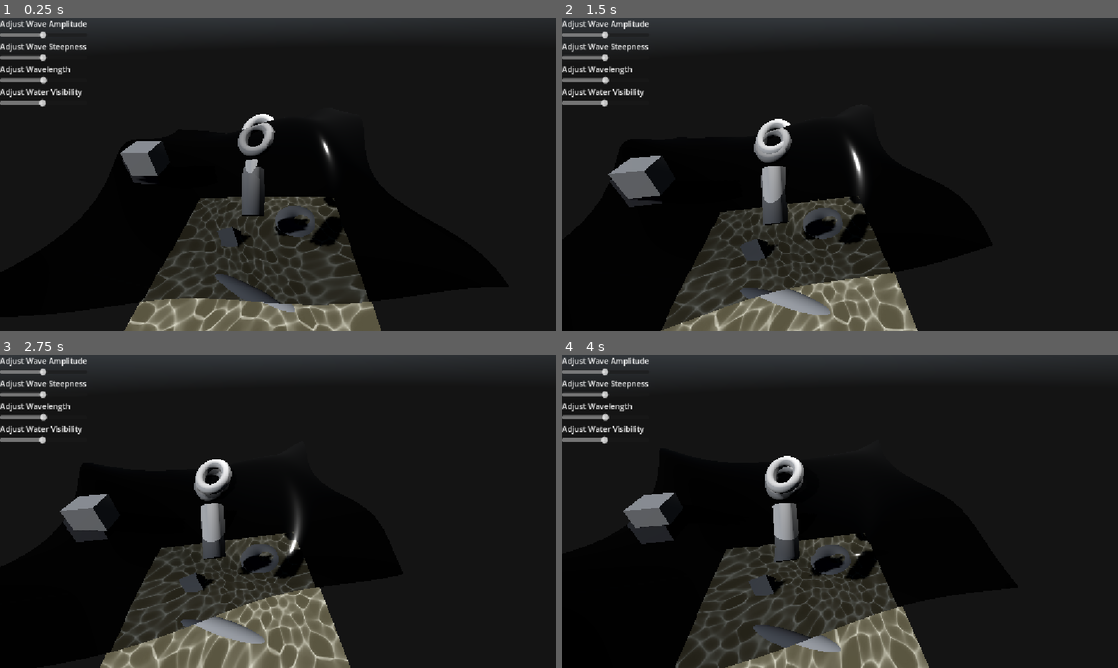
Above: before the commit, frames 1-4 (two rows, left to right).
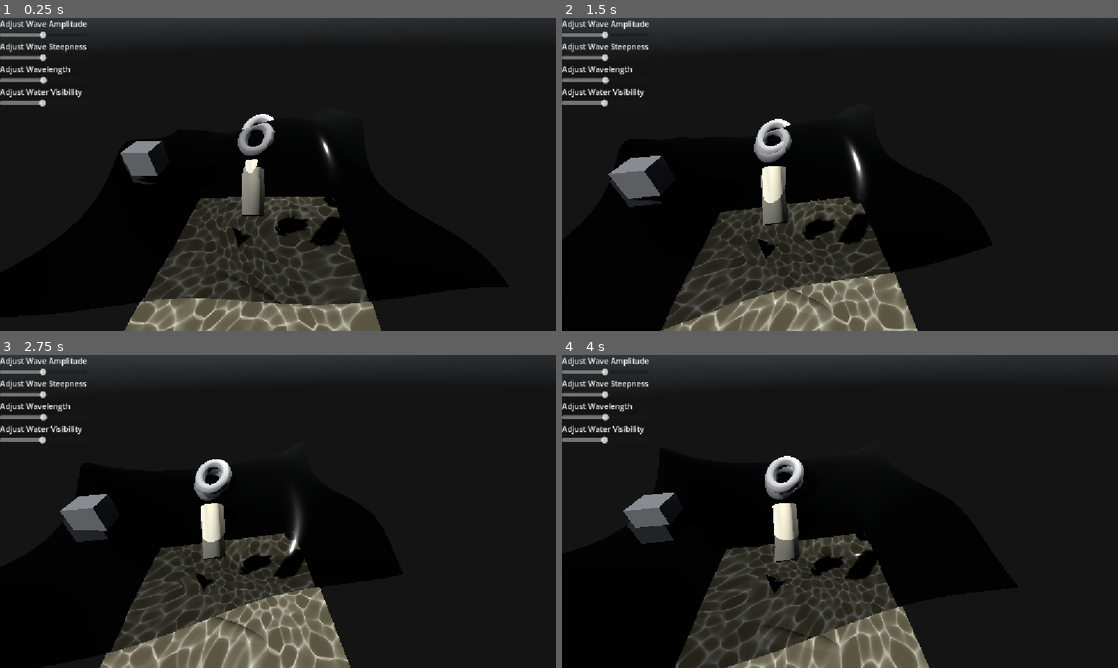
Above: after the commit, the same moments.

Repository: MagnusGrant06/fluid-simulation
Game: Godot game, scene res://Scenes/main.tscn
Same seed, same stepped clock (60 frames per second), same inputs: the game is played once before the commit and once after it. A sky picture missing from this copy of the repository is replaced by a grey-blue gradient.
Inputs (mouse positions are in pixels of both pictures, inside the frame that each line leads up to):
- Up to frame 1 (0.25 s): no input
- Up to frame 2 (1.5 s): move the mouse to (867, 174) at 0.52 s; tap A (a) at 0.6 s; click (867, 174) at 0.67 s; tap D (d) at 0.8, 1.35 s; move the mouse to (728, 190) at 1.27 s; click (728, 190) at 1.42 s
- Up to frame 3 (2.75 s): tap S (s) at 1.55, 2.1 s; move the mouse to (333, 442) at 2.02 s; click (333, 442) at 2.17 s; tap W (w) at 2.3 s
- Up to frame 4 (4 s): move the mouse to (812, 574) at 2.77 s; tap W (w) at 2.85 s; click (812, 574) at 2.92 s; tap A (a) at 3.05, 3.6 s; move the mouse to (1006, 558) at 3.52 s; click (1006, 558) at 3.67 s; tap D (d) at 3.8 s

The runs differ from the first frame. In frame 1, 1.3% of the frame differs, in the area x 38-57%, y 45-94%; in frame 2, 1.6%, in the area x 32-51%, y 47-95%; in frame 3, 1.5%; in frame 4, 1.6%.

Commit message:
Fixed underwater camera to now incorporate screen space texture and hacked objects having caustic underwater

Diff:
--- a/fluid-simulation/Code/Shaders/camera_filter.gdshader
+++ b/fluid-simulation/Code/Shaders/camera_filter.gdshader
@@ -2,6 +2,7 @@
 render_mode unshaded, depth_test_disabled;
 
 uniform sampler2D depth_texture : hint_depth_texture, filter_linear_mipmap;
+uniform sampler2D screen_texture : hint_screen_texture, filter_linear_mipmap;
 
 uniform float visibility = 0.05;
 //use depth buffer to calculate distance from canmera to objects to add light absorption
@@ -28,8 +29,11 @@
 	float depth = calculate_pixel_depth(SCREEN_UV, VERTEX, INV_PROJECTION_MATRIX);
 	float transmittance = exp(-depth * visibility);
 
-	ALBEDO = vec3(0.6, 0.85, 1.5) * clamp(1.0 - transmittance,0.0,1.0);
-	ALBEDO /= 2.0;
+	vec3 ocean_color = vec3(0.2588, 0.4537, 0.9608);
+	float depth_factor = clamp(1.0 - transmittance,0.0,1.0);
+	vec3 screen_color = texture(screen_texture, SCREEN_UV).rgb;
+
+	ALBEDO =  mix(screen_color, ocean_color, depth_factor);
 }
 
 //void light() {
--- a/fluid-simulation/Scenes/ground_manager.gd
+++ b/fluid-simulation/Scenes/ground_manager.gd
@@ -1,20 +1,42 @@
 extends MeshInstance3D
 
 @onready var caustic_light_source : DirectionalLight3D = $"../DirectionalLight3D"
+@onready var obj1 = $"GroundObj1"
+@onready var obj2 = $"GroundObj2"
+@onready var obj3= $"GroundObj3"
+var ground_material : ShaderMaterial
 
-var ground_material : ShaderMaterial
+var obj1_mat : ShaderMaterial
+var obj2_mat : ShaderMaterial
+var obj3_mat : ShaderMaterial
 var time : float
 
 func _ready() -> void:
 	ground_material = self.get_surface_override_material(0)
 
+	obj1_mat = obj1.get_surface_override_material(0)
+	obj2_mat = obj2.get_surface_override_material(0)
+	obj3_mat = obj3.get_surface_override_material(0)
+
 	var caustic_tex = load("res://caustic_texture.jpg")
 	ground_material.set_shader_parameter("caustic_texture", caustic_tex)
 	ground_material.set_shader_parameter("light_direction", -caustic_light_source.global_transform.basis.z.normalized())
 
+	obj1_mat.set_shader_parameter("caustic_texture", caustic_tex)
+	obj1_mat.set_shader_parameter("light_direction", -caustic_light_source.global_transform.basis.z.normalized())
+
+	obj2_mat.set_shader_parameter("caustic_texture", caustic_tex)
+	obj2_mat.set_shader_parameter("light_direction", -caustic_light_source.global_transform.basis.z.normalized())
+
+	obj3_mat.set_shader_parameter("caustic_texture", caustic_tex)
+	obj3_mat.set_shader_parameter("light_direction", -caustic_light_source.global_transform.basis.z.normalized())
+
 func _process(delta: float) -> void:
 	time += delta
 	ground_material.set_shader_parameter("time", time)
+	obj1_mat.set_shader_parameter("time", time)
+	obj2_mat.set_shader_parameter("time", time)
+	obj3_mat.set_shader_parameter("time", time)
 
 func _on_amplitude_changed(value : float):
 	ground_material.set_shader_parameter("wave_amplitude", value)
--- a/fluid-simulation/Scenes/main.tscn
+++ b/fluid-simulation/Scenes/main.tscn
@@ -39,6 +39,15 @@
 
 [sub_resource type="CylinderMesh" id="CylinderMesh_vfd82"]
 
+[sub_resource type="ShaderMaterial" id="ShaderMaterial_ynf5e"]
+render_priority = 0
+shader = ExtResource("7_6bp64")
+shader_parameter/wave_length = 7.5
+shader_parameter/wave_amplitude = 0.5
+shader_parameter/wave_steepness = 0.75
+shader_parameter/time = 0.0
+shader_parameter/light_direction = Vector3(0, 0, 0)
+
 [sub_resource type="QuadMesh" id="QuadMesh_k0t4d"]
 size = Vector2(10, 10)
 subdivide_width = 50
@@ -56,11 +65,38 @@
 [sub_resource type="SphereMesh" id="SphereMesh_vfd82"]
 height = 5.854
 
+[sub_resource type="ShaderMaterial" id="ShaderMaterial_hhhfx"]
+render_priority = 0
+shader = ExtResource("7_6bp64")
+shader_parameter/wave_length = 7.5
+shader_parameter/wave_amplitude = 0.5
+shader_parameter/wave_steepness = 0.75
+shader_parameter/time = 0.0
+shader_parameter/light_direction = Vector3(0, 0, 0)
+
 [sub_resource type="TorusMesh" id="TorusMesh_vfd82"]
 inner_radius = 0.087
 outer_radius = 1.71
 
+[sub_resource type="ShaderMaterial" id="ShaderMaterial_hptm8"]
+render_priority = 0
+shader = ExtResource("7_6bp64")
+shader_parameter/wave_length = 7.5
+shader_parameter/wave_amplitude = 0.5
+shader_parameter/wave_steepness = 0.75
+shader_parameter/time = 0.0
+shader_parameter/light_direction = Vector3(0, 0, 0)
+
 [sub_resource type="PrismMesh" id="PrismMesh_vfd82"]
+
+[sub_resource type="ShaderMaterial" id="ShaderMaterial_344ge"]
+render_priority = 0
+shader = ExtResource("7_6bp64")
+shader_parameter/wave_length = 7.5
+shader_parameter/wave_amplitude = 0.5
+shader_parameter/wave_steepness = 0.75
+shader_parameter/time = 0.0
+shader_parameter/light_direction = Vector3(0, 0, 0)
 
 [node name="Main" type="Node3D" unique_id=2027078809]
 
@@ -107,6 +143,7 @@
 [node name="FloatingObj3" type="MeshInstance3D" parent="." unique_id=248369626]
 transform = Transform3D(0.6905718, 0.72326386, 0, -0.72326386, 0.6905718, 0, 0, 0, 1, 0.39646864, -1.370295, 0)
 mesh = SubResource("CylinderMesh_vfd82")
+surface_material_override/0 = SubResource("ShaderMaterial_ynf5e")
 
 [node name="WaveController" parent="." unique_id=2136284873 instance=ExtResource("4_jjvhh")]
 
@@ -119,11 +156,14 @@
 [node name="GroundObj1" type="MeshInstance3D" parent="Ground" unique_id=1565312137]
 transform = Transform3D(0.89159447, 0.452835, 1.9794044e-08, -0.45272982, 0.8913874, -0.021549908, -0.009758567, 0.019213766, 0.9997678, -2.0561733, -4.6204883e-07, -0.33831644)
 mesh = SubResource("SphereMesh_vfd82")
+surface_material_override/0 = SubResource("ShaderMaterial_hhhfx")
 
 [node name="GroundObj2" type="MeshInstance3D" parent="Ground" unique_id=2056805541]
 transform = Transform3D(1, 0, 0, 0, -0.14874534, -0.9888756, 0, 0.9888756, -0.14874534, 2.767057, -2.292716, -0.6587138)
 mesh = SubResource("TorusMesh_vfd82")
+surface_material_override/0 = SubResource("ShaderMaterial_hptm8")
 
 [node name="GroundObj3" type="MeshInstance3D" parent="Ground" unique_id=1358372457]
 transform = Transform3D(1, 0, 0, 0, 0.31822735, -0.94801444, 0, 0.94801444, 0.31822735, 1.0952313, 1.8751601, 0.4654379)
 mesh = SubResource("PrismMesh_vfd82")
+surface_material_override/0 = SubResource("ShaderMaterial_344ge")
